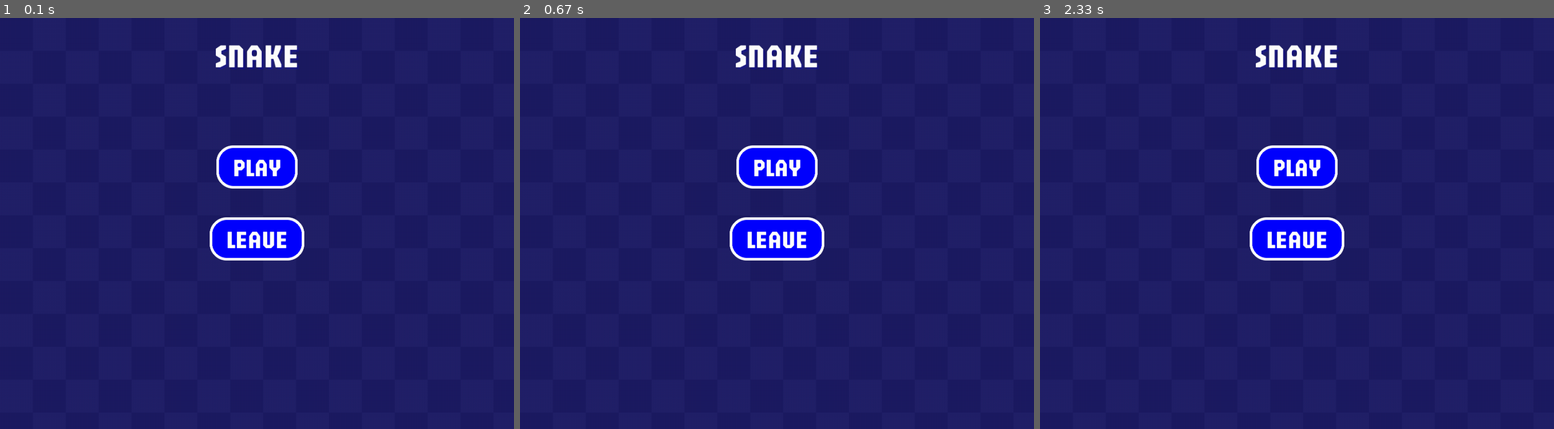
Above: before the commit, frames 1-3 (left to right).
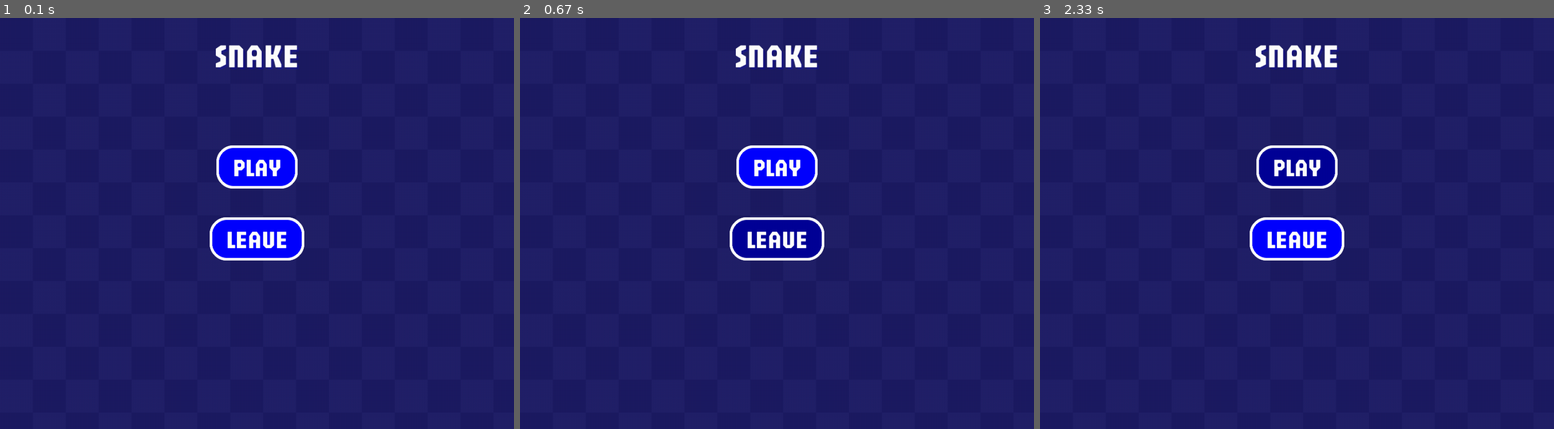
Above: after the commit, the same moments.

Repository: DevJ2K/snakeAI
Game: pygame game, started from srcs/Window.py
Two runs of this game, one before a commit and one after it. Both use one fixed random seed, a clock stepped at 60 frames per second and the inputs below.
Inputs (mouse positions are in pixels of both pictures, inside the frame that each line leads up to):
- Up to frame 1 (0.1 s): no input
- Up to frame 2 (0.67 s): click (777, 223) at 0.38 s
- Up to frame 3 (2.33 s): click (1173, 227) at 0.72 s; click "PLAY" at 2.05 s

The runs differ from the first frame. In frame 1, less than 0.1% of the frame differs, in the area x 40-60%, y 30-60%; in frame 2, 1.3%; in frame 3, 1.1%.

Commit message:
✅ : Add my own cursor.

Diff:
--- a/srcs/Window.py
+++ b/srcs/Window.py
@@ -3,6 +3,7 @@
 from WindowTheme import WindowTheme
 # from utils.Colors import *
 from utils.pygame_utils import draw_bordered_rounded_rect
+from utils import my_cursors
 import os
 
 
@@ -67,17 +68,38 @@
         #     "func": func
         # }
         # test: pygame.Rect = draw_bordered_rounded_rect()
+        final_hover = False
         for button in self.buttons:
+            hover = False
             if button['hitbox'].collidepoint(pos):
                 cursor_color = self.canvas.get_at(pygame.mouse.get_pos())
                 color_list = [
-                    pygame.Color(button['color']),
-                    pygame.Color(button['bg_color']),
-                    pygame.Color(button['stroke'])
+                    pygame.Color(self.theme['bg1']),
+                    pygame.Color(self.theme['bg2'])
                 ]
-                if cursor_color in color_list:
-                    print(f"Collisions with {button['text']}")
-        pass
+                if cursor_color not in color_list:
+                    # print(f"Collisions with {button['text']}")
+                    hover = True
+                    final_hover = True
+
+            self.add_button(
+                button['text'],
+                button['x'],
+                button['y'],
+                button['color'],
+                button['bg_default'],
+                button['bg_hover'],
+                button['stroke'],
+                button['func'],
+                hover,
+                False,
+            )
+        if final_hover:
+            # pygame.mouse.set_cursor(pygame.cursors.tri_left)
+            hover_cursor = pygame.cursors.compile(my_cursors.hover_strings)
+            pygame.mouse.set_cursor((24, 16), (0, 0), *hover_cursor)
+        else:
+            pygame.mouse.set_cursor(pygame.cursors.arrow)
 
     def create_background(self, pattern_size: int = 24):
         pattern_bool = 0
@@ -112,12 +134,14 @@
         self.add_button(
             text="PLAY",
             y=self.SCREEN_HEIGHT / 2 - 140,
-            bg_color="#0000FF"
+            bg_default="#0000FF",
+            bg_hover="#000097",
         )
         self.add_button(
             text="LEAVE",
             y=self.SCREEN_HEIGHT / 2,
-            bg_color="#0000FF"
+            bg_default="#0000FF",
+            bg_hover="#000097",
         )
 
     def add_text(
@@ -155,9 +179,11 @@
             x: int = None,
             y: int = None,
             color: str = "#FFFFFF",
-            bg_color: str = "#000000",
+            bg_default: str = "#000000",
+            bg_hover: str = "#4F4F4F",
             stroke: str = "#FFFFFF",
             func: callable = print,
+            hover: bool = False,
             append: bool = True
     ):
 
@@ -168,6 +194,7 @@
         x_coord = x
         y_coord = y
 
+        bg_color = bg_hover if hover is True else bg_default
         text_rect = text_render.get_rect()
         if x is None and y is None:
             x_coord = (self.SCREEN_WIDTH / 2) - (text_rect.width / 2)
@@ -210,7 +237,8 @@
                     "x": x,
                     "y": y,
                     "color": color,
-                    "bg_color": bg_color,
+                    "bg_default": bg_default,
+                    "bg_hover": bg_hover,
                     "stroke": stroke,
                     "hitbox": button_rect,
                     "func": func
--- /dev/null
+++ b/utils/my_cursors.py
@@ -0,0 +1,19 @@
+
+hover_strings = (
+    "   XX                   ",
+    "   X.X                  ",
+    "   X.X                  ",
+    "   X.X                  ",
+    "   X.XX                 ",
+    "   X.X.XX               ",
+    "XX X.X.X.XX             ",
+    "X.XX.X.X.X.X            ",
+    "X..X.....X.X            ",
+    "X..X.......X            ",
+    " X.........X            ",
+    " X.........X            ",
+    "  X.......X             ",
+    "   X......X             ",
+    "   X.....X              ",
+    "    XXXXXX              "
+)
